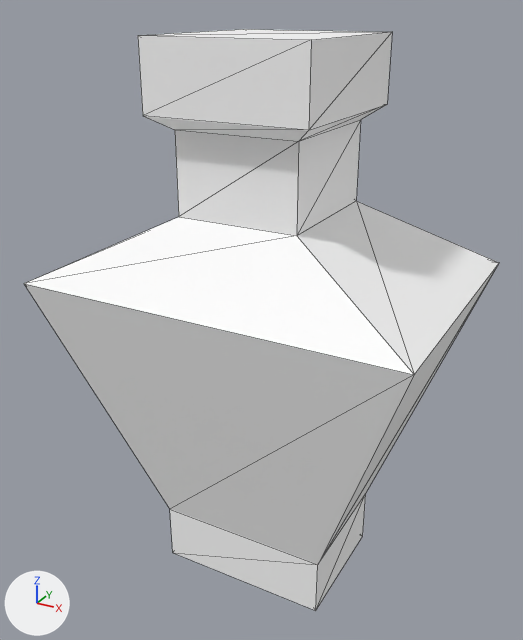
A saved change to the glTF model assets/synty/simple_fantasy_interiors/models/SM_Prop_Potion_05.glb.
One viewpoint serves both versions: a camera (50 mm lens) standing at (0.00322, -0.00604, 0.00591) and looking at (-0.00009, -0.00002, 0.0029). Lighting does not change. The marker at lower left points along +X, +Y and +Z. Mesh edges are drawn as thin lines.

Objects in the first picture: 'SM_Prop_Potion_05'.
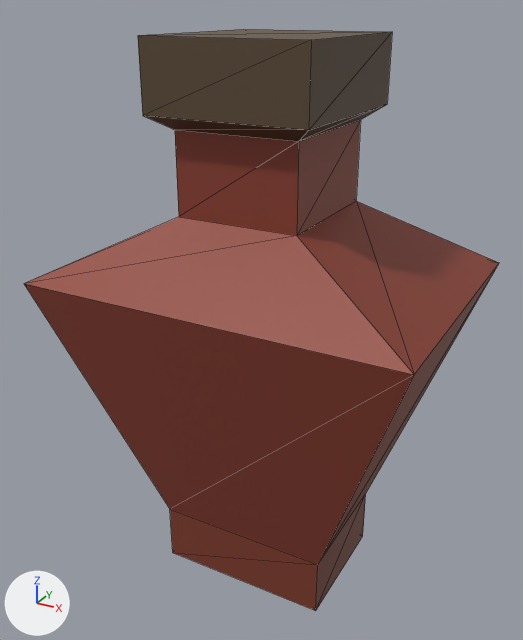
Boxes (x1, y1, x2, y2) around the edits, measured in the pictures (523 x 640 px):
```json
{"object": "SM_Prop_Potion_05", "change": "surface changed", "before": [24, 29, 499, 611], "after": [24, 29, 499, 611], "on screen": "white to brown"}
```

Scene script edits in JSON lines:
```json
{"op": "add", "block": "img_simplefantasyinteriorstexture", "code": ["img_simplefantasyinteriorstexture = load_image('SimpleFantasyInteriorsTexture', '_unpacked/SimpleFantasyInteriorsTexture', 1024, 1024, 'sRGB')"]}
{"op": "remove", "block": "mat_lambert1", "code": "mat_lambert1.base_color = (1.0, 1.0, 1.0)  # white #ffffff"}
{"op": "add", "block": "mat_lambert1", "code": "mat_lambert1.texture = img_simplefantasyinteriorstexture"}
```
